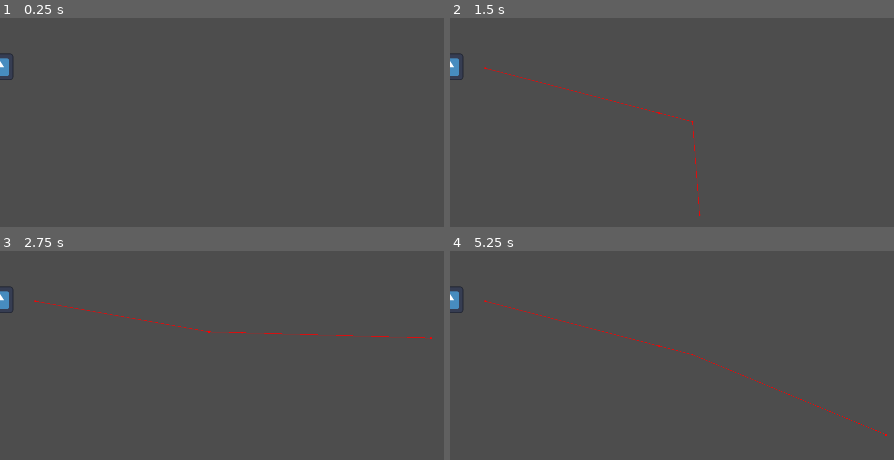
Above: before the commit, frames 1-4 (two rows, left to right).
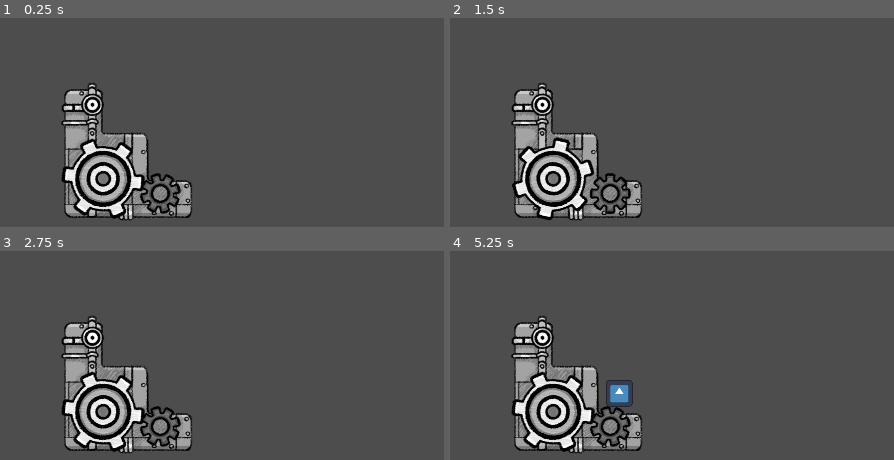
Above: after the commit, the same moments.

Repository: Aeropulu/LaHordeJam
Game: Godot game, scene res://scenes/test_map.tscn
Two runs of this game, one before a commit and one after it. Both use one fixed random seed, a clock stepped at 60 frames per second and the inputs below. This scene is started directly instead of the project's main scene. The engine's default icon, where the game draws it, is replaced by a stand-in: a white triangle on a blue panel in a dark square.
Inputs (mouse positions are in pixels of both pictures, inside the frame that each line leads up to):
- Up to frame 1 (0.25 s): no input
- Up to frame 2 (1.5 s): tap Enter (ui_accept) at 0.5, 0.77 s; move the mouse to (outside the picture) at 0.52 s; press the mouse at (outside the picture) at 0.53 s; hold Right (ui_right) from 0.53 s (still down); move the mouse to (689, 224) at 1.27 s; release the mouse at (689, 224) at 1.28 s; click (689, 224) at 1.35 s
- Up to frame 3 (2.75 s): tap Enter (ui_accept) at 1.52 s; move the mouse to (outside the picture) at 2.02 s; release Right (ui_right) at 2.03 s; press the mouse at (outside the picture) at 2.03 s; hold Left (ui_left) from 2.03 s (still down)
- Up to frame 4 (5.25 s): move the mouse to (outside the picture) at 2.77 s; release Left (ui_left) at 2.78 s; release the mouse at (outside the picture) at 2.78 s; hold Right (ui_right) 2.78-4.28 s; click (outside the picture) at 2.85 s; tap Enter (ui_accept) at 3.02, 3.77, 4.52 s; move the mouse to (outside the picture) at 3.52 s; press the mouse at (outside the picture) at 3.53 s; move the mouse to (609, 368) at 4.27 s; release the mouse at (609, 368) at 4.28 s; hold Left (ui_left) 4.28-5.03 s; click (609, 368) at 4.35 s; move the mouse to (889, 434) at 5.02 s; press the mouse at (889, 434) at 5.03 s; hold Right (ui_right) from 5.03 s (still down)

The runs differ from the first frame. In frame 1, 11% of the frame differs, in the area x 0-44%, y 16-98%; in frame 2, 11%; in frame 3, 11%; in frame 4, 11%, in the area x 0-99%, y 16-98%.

Commit message:
some work on machines

Diff:
--- /dev/null
+++ b/scenes/Particles/work_ping.tscn
@@ -0,0 +1,34 @@
+[gd_scene load_steps=3 format=3 uid="uid://cycamutxecteq"]
+
+[ext_resource type="Texture2D" uid="uid://dljjkv1mcg0i3" path="res://icon.svg" id="1_ha12b"]
+
+[sub_resource type="GDScript" id="GDScript_vftrq"]
+script/source = "extends Node2D
+
+
+# Called when the node enters the scene tree for the first time.
+func _ready():
+	await get_tree().create_timer(1.0).timeout
+	queue_free()
+
+
+# Called every frame. 'delta' is the elapsed time since the previous frame.
+func _process(delta):
+	pass
+"
+
+[node name="WorkPing" type="Node2D"]
+script = SubResource("GDScript_vftrq")
+
+[node name="Particles" type="CPUParticles2D" parent="."]
+explosiveness = 1.0
+texture = ExtResource("1_ha12b")
+direction = Vector2(0, -1)
+spread = 10.0
+gravity = Vector2(0, 0)
+initial_velocity_min = 350.0
+initial_velocity_max = 350.0
+orbit_velocity_min = -0.2
+orbit_velocity_max = 0.2
+scale_amount_min = 0.1
+scale_amount_max = 0.1
--- a/scenes/test_character.tscn
+++ b/scenes/test_character.tscn
@@ -4,7 +4,6 @@
 [ext_resource type="Script" path="res://scripts/test_character.gd" id="1_cbyh3"]
 
 [node name="Test Character" type="Node2D"]
-position = Vector2(170, 216)
 script = ExtResource("1_cbyh3")
 
 [node name="Sprite2D" type="Sprite2D" parent="."]
--- a/scenes/test_map.tscn
+++ b/scenes/test_map.tscn
@@ -1,7 +1,12 @@
-[gd_scene load_steps=4 format=3 uid="uid://c7hn62h8pcahw"]
+[gd_scene load_steps=11 format=3 uid="uid://c7hn62h8pcahw"]
 
-[ext_resource type="PackedScene" uid="uid://cec4k5onneoq3" path="res://scenes/test_character.tscn" id="1_iylm7"]
+[ext_resource type="Texture2D" uid="uid://es6qcw4j2o5y" path="res://assets/sprites/machines/machineB/machineB_00000.png" id="2_4qcv0"]
 [ext_resource type="Script" path="res://scripts/machine.gd" id="2_8tml0"]
+[ext_resource type="Texture2D" uid="uid://2jrftkq5m2mo" path="res://assets/sprites/machines/machineB/machineB_00001.png" id="3_lqki1"]
+[ext_resource type="Texture2D" uid="uid://ct1lwl4qdexws" path="res://assets/sprites/machines/machineB/machineB_00002.png" id="4_8y2fk"]
+[ext_resource type="Texture2D" uid="uid://bij7c3dboeppd" path="res://assets/sprites/machines/machineB/machineB_00003.png" id="5_sote0"]
+[ext_resource type="Texture2D" uid="uid://cllt6xquowf7k" path="res://assets/sprites/machines/machineB/machineB_00004.png" id="6_rhb8y"]
+[ext_resource type="Texture2D" uid="uid://fbd5ly4hjdhj" path="res://assets/sprites/machines/machineB/machineB_00005.png" id="7_6lqyp"]
 
 [sub_resource type="NavigationPolygon" id="NavigationPolygon_yihpj"]
 vertices = PackedVector2Array(597, 94, 1039, 98, 1065, 605, 615, 594, 598, 369, 597, 313, 518, 367, 517, 589, 85, 593, 107, 75, 517, 314, 517, 98)
@@ -9,14 +14,74 @@
 outlines = Array[PackedVector2Array]([PackedVector2Array(98, 65, 528, 89, 527, 304, 587, 303, 587, 84, 1049, 89, 1076, 616, 606, 604, 589, 379, 528, 377, 527, 599, 75, 604)])
 source_geometry_group_name = &"navigation_polygon_source_group"
 
+[sub_resource type="SpriteFrames" id="SpriteFrames_bgj8i"]
+animations = [{
+"frames": [{
+"duration": 1.0,
+"texture": ExtResource("2_4qcv0")
+}, {
+"duration": 1.0,
+"texture": ExtResource("3_lqki1")
+}, {
+"duration": 1.0,
+"texture": ExtResource("4_8y2fk")
+}, {
+"duration": 1.0,
+"texture": ExtResource("5_sote0")
+}, {
+"duration": 1.0,
+"texture": ExtResource("6_rhb8y")
+}, {
+"duration": 1.0,
+"texture": ExtResource("7_6lqyp")
+}],
+"loop": true,
+"name": &"default",
+"speed": 12.0
+}]
+
+[sub_resource type="RectangleShape2D" id="RectangleShape2D_0nvue"]
+size = Vector2(309, 306)
+
 [node name="Test Map" type="Node2D"]
 
 [node name="NavigationRegion2D" type="NavigationRegion2D" parent="."]
-position = Vector2(-15, -21)
+position = Vector2(465, -37)
 navigation_polygon = SubResource("NavigationPolygon_yihpj")
 
-[node name="Test Character" parent="." instance=ExtResource("1_iylm7")]
-position = Vector2(0, 216)
+[node name="Machine" type="Node2D" parent="."]
+position = Vector2(305, 420)
+script = ExtResource("2_8tml0")
 
-[node name="Machine" type="Node2D" parent="."]
-script = ExtResource("2_8tml0")
+[node name="AnimatedSprite2D" type="AnimatedSprite2D" parent="Machine"]
+sprite_frames = SubResource("SpriteFrames_bgj8i")
+autoplay = "default"
+
+[node name="Slots" type="Node2D" parent="Machine"]
+unique_name_in_owner = true
+
+[node name="1" type="Node2D" parent="Machine/Slots"]
+position = Vector2(102, 21)
+
+[node name="2" type="Node2D" parent="Machine/Slots"]
+position = Vector2(-13, -92)
+
+[node name="3" type="Node2D" parent="Machine/Slots"]
+position = Vector2(-189, 1)
+
+[node name="4" type="Node2D" parent="Machine/Slots"]
+position = Vector2(0, 212)
+
+[node name="5" type="Node2D" parent="Machine/Slots"]
+position = Vector2(-86, 207)
+
+[node name="6" type="Node2D" parent="Machine/Slots"]
+position = Vector2(-194, -97)
+
+[node name="Area2D" type="Area2D" parent="Machine"]
+
+[node name="CollisionShape2D" type="CollisionShape2D" parent="Machine/Area2D"]
+position = Vector2(0.5, 6)
+shape = SubResource("RectangleShape2D_0nvue")
+
+[connection signal="input_event" from="Machine/Area2D" to="Machine" method="_on_area_2d_input_event"]
--- a/scenes/usine.tscn
+++ b/scenes/usine.tscn
@@ -78,6 +78,33 @@
 radius = 23.0
 height = 70.0
 
+[sub_resource type="Animation" id="Animation_1b8fu"]
+length = 0.001
+tracks/0/type = "value"
+tracks/0/imported = false
+tracks/0/enabled = true
+tracks/0/path = NodePath("Sprite2D:position")
+tracks/0/interp = 1
+tracks/0/loop_wrap = true
+tracks/0/keys = {
+"times": PackedFloat32Array(0),
+"transitions": PackedFloat32Array(1),
+"update": 0,
+"values": [Vector2(0, 0)]
+}
+tracks/1/type = "value"
+tracks/1/imported = false
+tracks/1/enabled = true
+tracks/1/path = NodePath("Sprite2D:scale")
+tracks/1/interp = 1
+tracks/1/loop_wrap = true
+tracks/1/keys = {
+"times": PackedFloat32Array(0),
+"transitions": PackedFloat32Array(1),
+"update": 0,
+"values": [Vector2(1, 1)]
+}
+
 [sub_resource type="Animation" id="Animation_qni6p"]
 resource_name = "walking"
 length = 0.2
@@ -105,33 +132,6 @@
 "transitions": PackedFloat32Array(1, 1, 1),
 "update": 0,
 "values": [Vector2(1.05, 0.95), Vector2(0.95, 1.05), Vector2(1, 1)]
-}
-
-[sub_resource type="Animation" id="Animation_1b8fu"]
-length = 0.001
-tracks/0/type = "value"
-tracks/0/imported = false
-tracks/0/enabled = true
-tracks/0/path = NodePath("Sprite2D:position")
-tracks/0/interp = 1
-tracks/0/loop_wrap = true
-tracks/0/keys = {
-"times": PackedFloat32Array(0),
-"transitions": PackedFloat32Array(1),
-"update": 0,
-"values": [Vector2(0, 0)]
-}
-tracks/1/type = "value"
-tracks/1/imported = false
-tracks/1/enabled = true
-tracks/1/path = NodePath("Sprite2D:scale")
-tracks/1/interp = 1
-tracks/1/loop_wrap = true
-tracks/1/keys = {
-"times": PackedFloat32Array(0),
-"transitions": PackedFloat32Array(1),
-"update": 0,
-"values": [Vector2(1, 1)]
 }
 
 [sub_resource type="AnimationLibrary" id="AnimationLibrary_1kthv"]
--- a/scripts/machine.gd
+++ b/scripts/machine.gd
@@ -2,6 +2,7 @@
 class_name  Machine
 
 var machine_parameters # resource type
+var _worker_scene: PackedScene = preload("res://scenes/test_character.tscn")
 
 @export var _cycle_duration: float = 1.0
 var _current_worker: int = 0
@@ -9,6 +10,7 @@
 
 var _time_per_worker: float = 1.0
 var _time_to_next_worker: float = 1.0
+var _slot_count = 1
 
 signal has_produced # maybe this should go in the machine_parameters?
 
@@ -24,13 +26,31 @@
 	_time_to_next_worker -= delta
 	if _time_to_next_worker <= 0:
 		_time_to_next_worker += _time_per_worker
-		_workers[_current_worker].work
+		_workers[_current_worker].work()
 		_produce()
 		_current_worker += 1
+		if _current_worker >= _workers.size():
+			_current_worker = 0
 
 func _remaining_workers() -> int:
 	return _workers.size() - _current_worker
 
 func _produce() -> void:
-	machine_parameters.produce()
+	# machine_parameters.produce()
 	has_produced.emit()
+
+func _add_worker(worker) -> bool:
+	var slots_count = %Slots.get_child_count()
+	if _workers.size() >= slots_count:
+		return false
+	var slot = %Slots.get_child(_workers.size())
+	slot.add_child(worker)
+	_workers.append(worker)
+	_time_per_worker = _cycle_duration / _workers.size()
+	return true
+
+
+func _on_area_2d_input_event(viewport, event, shape_idx):
+	if event is InputEventMouseButton and event.pressed:
+		var worker = _worker_scene.instantiate()
+		_add_worker(worker)
--- a/scripts/test_character.gd
+++ b/scripts/test_character.gd
@@ -1,6 +1,7 @@
 extends Node2D
 
 @onready var _navigation_agent: NavigationAgent2D = %NavigationAgent
+var particles_scene = preload("res://scenes/Particles/work_ping.tscn")
 # Called when the node enters the scene tree for the first time.
 func _ready():
 	pass # Replace with function body.
@@ -10,10 +11,5 @@
 func _process(delta):
 	pass
 
-func _unhandled_input(event):
-	if event is InputEventMouseButton and event.is_pressed():
-		var new_pos: Vector2 = event.global_position
-		print(event.global_position)
-		_navigation_agent.set_target_position(new_pos)
-		print(_navigation_agent.is_target_reachable())
-		print(_navigation_agent.target_position)
+func work():
+	add_child(particles_scene.instantiate())
Not shown: 1 places in scenes/usine.tscn that only renumber resources
